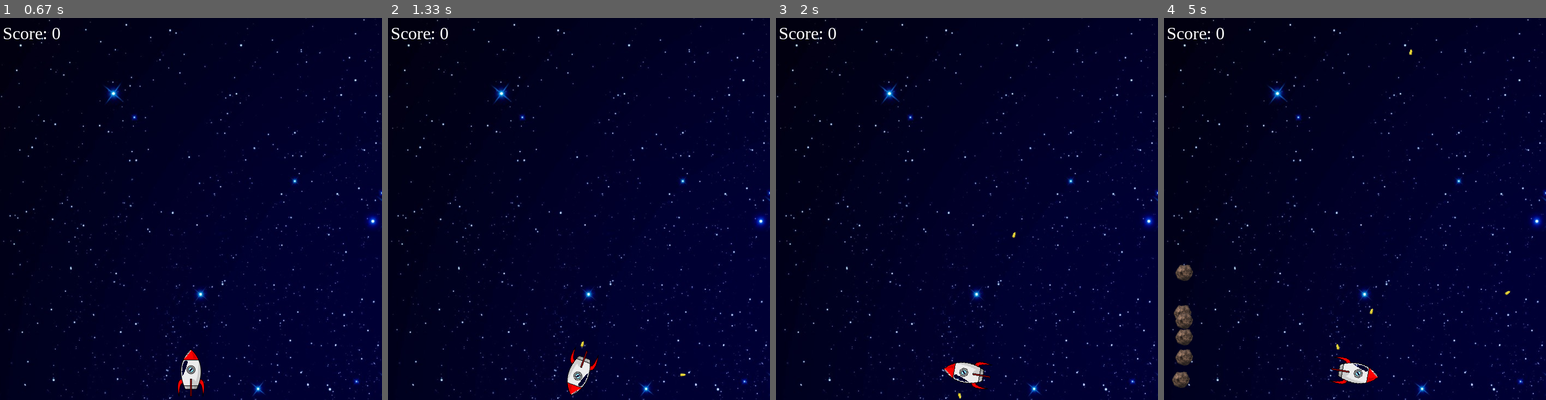
Above: before the commit, frames 1-4 (left to right).
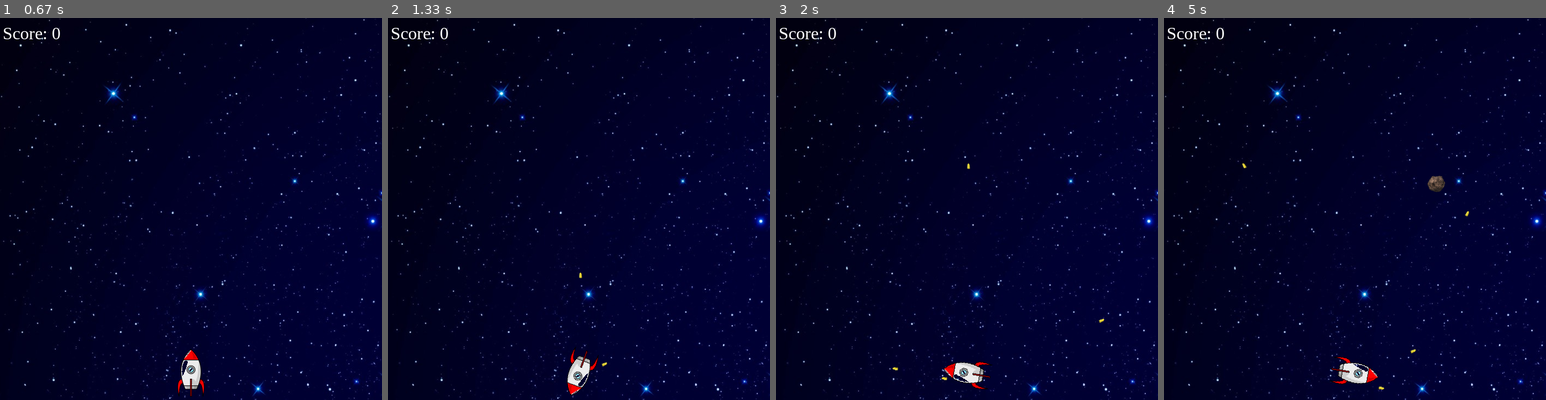
Above: after the commit, the same moments.

Repository: yangxqiao/PyGame
Game: pygame game, started from py_game/spaceship_shooter.py
Same seed, same stepped clock (60 frames per second), same inputs: the game is played once before the commit and once after it.
Inputs:
- Up to frame 1 (0.67 s): click "Go!" at 0.4 s
- Up to frame 2 (1.33 s): tap Space at 0.67, 1.07 s; hold Right from 1 s (still down)
- Up to frame 3 (2 s): tap Space at 1.37, 1.57, 1.87 s; release Right at 1.47 s; hold Right 1.5-1.97 s
- Up to frame 4 (5 s): hold Left 2-2.53 s; tap Space at 2.07, 2.37, 2.63, 2.93, 3.07, 3.37, 3.73, 4.03, 4.23, 4.53, 4.73 s; hold Left 2.57-2.97 s; hold Right 3-3.63 s; hold Left 3.67-4.13 s; hold Right 4.17-4.63 s; hold Right from 4.67 s (still down)

Frame 1 is identical in both runs. In frame 2, less than 0.1% of the frame differs, in the area x 50-78%, y 66-94%; in frame 3, less than 0.1%; in frame 4, 1.1%, in the area x 2-91%, y 8-98%.

Commit message:
Modify the position of the asteroids

Diff:
--- a/py_game/spaceship_shooter.py
+++ b/py_game/spaceship_shooter.py
@@ -59,46 +59,12 @@
 
 class Asteroid(Block):
 
-    def __init__(self, image, turn):
+    def __init__(self, image, x, y):
         Block.__init__(self, image)
         self.vel = Vector2(3, 3)
-
-        if turn == 0 or turn == 17:
-            self.rect.x = 0
-            self.rect.y = np.random.normal(size=1, loc=SCREEN_HEIGHT - SCREEN_HEIGHT/4, scale=70)[0]
-            self.vel.rotate_ip(random.randrange(-45, 45))
-        elif turn == 1 or turn == 16:
-            self.rect.x = 0
-            self.rect.y = np.random.normal(size=1, loc=SCREEN_HEIGHT/2, scale=70)[0]
-            self.vel.rotate_ip(random.randrange(-45, 45))
-        elif turn == 2 or turn == 15:
-            self.rect.x = 0
-            self.rect.y = np.random.normal(size=1, loc=SCREEN_HEIGHT/4, scale=70)[0]
-            self.vel.rotate_ip(random.randrange(-45, 45))
-        elif turn == 3 or turn == 14:
-            self.rect.x = np.random.normal(size=1, loc=SCREEN_WIDTH/4, scale=70)[0]
-            self.rect.y = 0
-            self.vel.rotate_ip(random.randrange(0, 90))
-        elif turn == 4 or turn == 13:
-            self.rect.x = np.random.normal(size=1, loc=SCREEN_WIDTH/2, scale=70)[0]
-            self.rect.y = 0
-            self.vel.rotate_ip(random.randrange(0, 90))
-        elif turn == 5 or turn == 12:
-            self.rect.x = np.random.normal(size=1, loc=SCREEN_WIDTH - SCREEN_WIDTH/4, scale=70)[0]
-            self.rect.y = 0
-            self.vel.rotate_ip(random.randrange(0, 90))
-        elif turn == 6 or turn == 11:
-            self.rect.x = SCREEN_WIDTH
-            self.rect.y = np.random.normal(size=1, loc=SCREEN_HEIGHT/4, scale=70)[0]
-            self.vel.rotate_ip(random.randrange(45, 135))
-        elif turn == 7 or turn == 10:
-            self.rect.x = SCREEN_WIDTH
-            self.rect.y = np.random.normal(size=1, loc=SCREEN_HEIGHT/2, scale=70)[0]
-            self.vel.rotate_ip(random.randrange(45, 135))
-        elif turn == 8 or turn == 9:
-            self.rect.x = SCREEN_WIDTH
-            self.rect.y = np.random.normal(size=1, loc=SCREEN_HEIGHT - SCREEN_HEIGHT/4, scale=70)[0]
-            self.vel.rotate_ip(random.randrange(45, 135))
+        self.rect.x = x
+        self.rect.y = y
+        self.vel.rotate_ip(random.randrange(0, 360))
 
     def update_position(self):
         self.rect.x += self.vel[0]
@@ -118,10 +84,10 @@
         self.rect.x = player.rect.x + player.width / 2
         self.rect.y = player.rect.y + player.height / 2
         self.original_image = self.image
-        self.image = pygame.transform.rotate(self.original_image, -player.angle)
+        self.image = pygame.transform.rotate(self.original_image, player.angle - 90)
         self.image = self.image.convert_alpha()
 
-        self.vel.rotate_ip(player.angle)
+        self.vel.rotate_ip(-player.angle + 90)
 
     def update_position(self):
         self.rect.x += self.vel[0]
@@ -162,22 +128,28 @@
 
         pygame.display.flip()
 
-    def generate_asteroids_every_interval(self, turn, num, last_record_time, interval):
+    def generate_asteroids_every_interval(self, radius, angle, num, last_record_time, interval):
 
         curr_record_time = pygame.time.get_ticks()
         if curr_record_time - last_record_time >= interval:
 
             for i in range(num):
-                asteroid = Asteroid("img/asteroid.png", turn)
+                x = np.random.normal(size=1, loc=radius * math.cos(math.radians(angle)), scale=70)
+                y = np.random.normal(size=1, loc=radius * math.sin(math.radians(angle)), scale=70)
+
+                if x >= 0:
+                    x = min(x, SCREEN_WIDTH / 2) + SCREEN_WIDTH / 2
+                else:
+                    x = max(x, -SCREEN_WIDTH / 2) + SCREEN_WIDTH / 2
+
+                y = SCREEN_HEIGHT - min(y, SCREEN_HEIGHT)
+
+                asteroid = Asteroid("img/asteroid.png", x, y)
                 self.asteroid_list.add(asteroid)
                 self.all_sprites_list.add(asteroid)
 
-            turn = turn + 1
-            if turn > 17:
-                turn = 0
-
-            return turn, curr_record_time
-        return turn, last_record_time
+            return curr_record_time
+        return last_record_time
 
     def check_hit_update_score(self):
 
@@ -211,8 +183,7 @@
     def spaceship_game_loop(self):
 
         last_record_time = pygame.time.get_ticks()
-        interval = 4500
-        turn = 0
+        interval = 3000
         done = False
         while not done:
 
@@ -241,7 +212,7 @@
                         self.all_sprites_list.add(bullet)
                         self.bullet_list.add(bullet)
 
-            turn, last_record_time = self.generate_asteroids_every_interval(turn, 6, last_record_time, interval)
+            last_record_time = self.generate_asteroids_every_interval(radius, player.angle, 10, last_record_time, interval)
 
             self.check_hit_update_score()
 
@@ -400,13 +371,3 @@
     space_shooter.spaceship_game_loop()
 else:
     quit_game()
-
-
-def generate_asteroid(radius, angle, SCREEN_WIDTH, SCREEN_HEIGHT):
-    x = radius * math.cos(math.radians(angle))
-    y = radius * math.sin(math.radians(angle))
-
-    x = min(x, SCREEN_WIDTH/2)
-    y = min(y, SCREEN_HEIGHT)
-
-    return x, y
